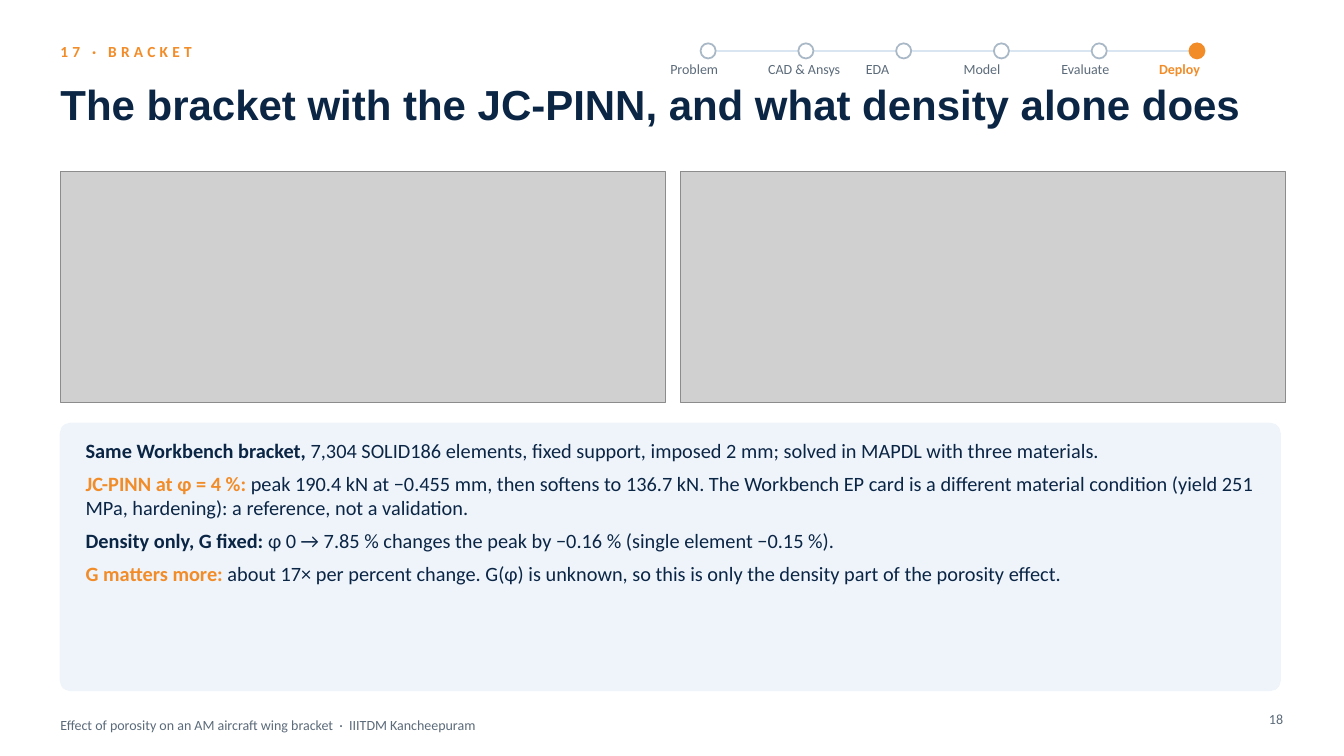
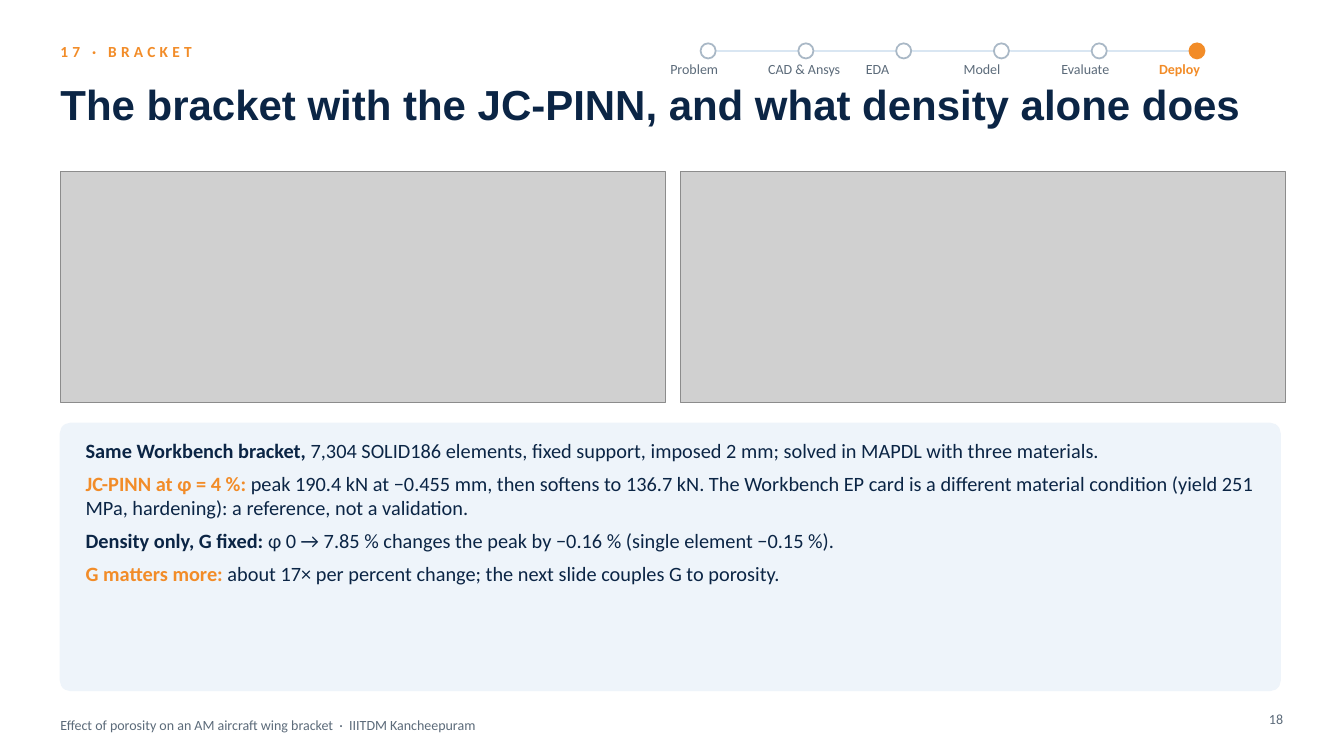
Before and after one commit to SaravananRamar06/MMM-ML, a slide deck: slide 18 of presentation/Final Presentation - Porosity in an AM Wing Bracket (corrected).pptx. Drawn at 1344x756 pixels with LibreOffice and Linux fonts; fonts in the diff are those of the drawing; grey boxes stand for pictures. Boxes give left, top, right and bottom in pixels: in the first picture for what was removed or moved away, otherwise in the second. Text is boxed around its words. In the diff, an @@ line names an element or a change of style, - is before the commit and + after.

```diff
--- a/presentation/Final Presentation - Porosity in an AM Wing Bracket (corrected).pptx
+++ b/presentation/Final Presentation - Porosity in an AM Wing Bracket (corrected).pptx
@@ text at box(86, 567, 779, 585): text changed @@
-G matters more: about 17× per percent change. G(φ) is unknown, so this is only the density part of the porosity effect.
+G matters more: about 17× per percent change; the next slide couples G to porosity.
```
Also in this commit, not shown: 4 other slides changed, 1 slide added, 3 other files.
